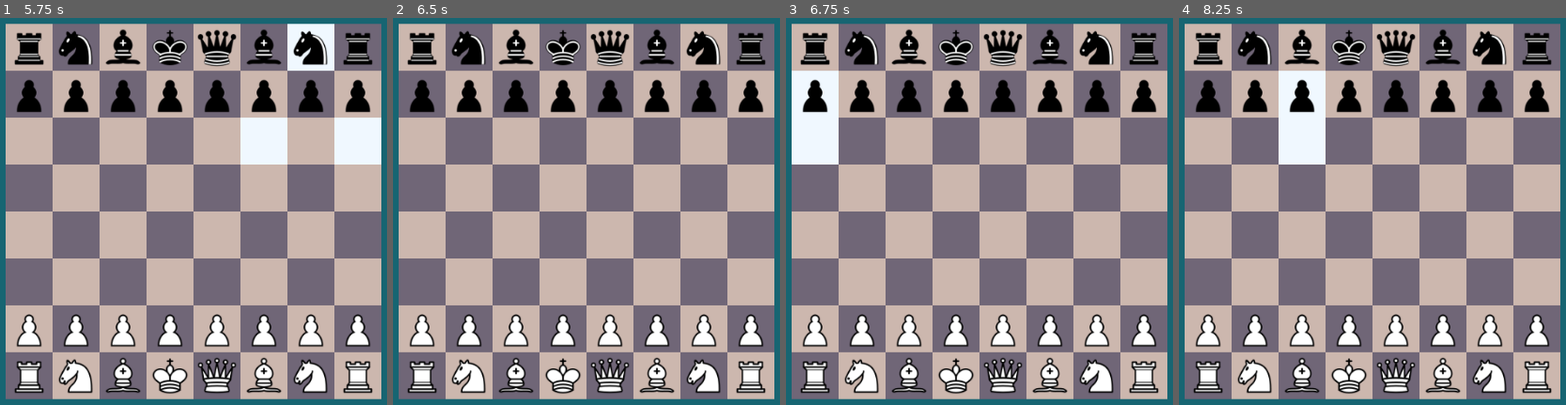
Above: before the commit, frames 1-4 (left to right).
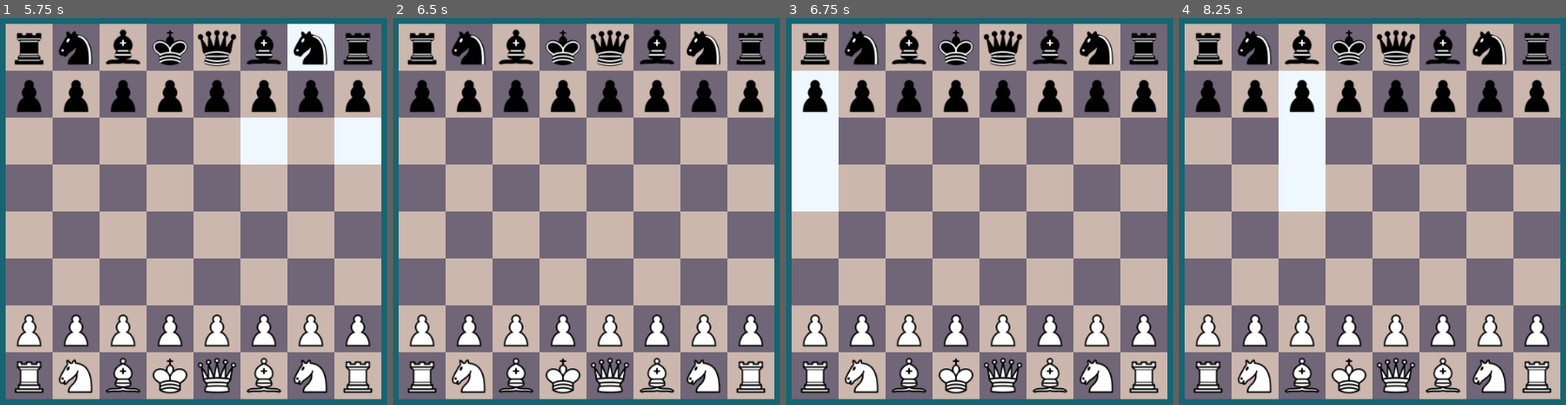
Above: after the commit, the same moments.

Repository: Maybells/godot-zone-framework
Game: Godot game, scene res://Examples/Chess/chess.tscn
The game is run twice, just before and just after one commit, with the same random seed, the same clock (stepped at 60 frames per second) and the same inputs.
Inputs (mouse positions are in pixels of both pictures, inside the frame that each line leads up to):
- Up to frame 1 (5.75 s): tap Enter at 0.5, 2, 3.5 s; move the mouse to (30, 48) at 0.52 s; click (30, 48) at 0.67 s; tap Space at 1.25, 2.75, 4.25 s; move the mouse to (77, 48) at 1.27 s; click (77, 48) at 1.42 s; move the mouse to (123, 48) at 2.02 s; click (123, 48) at 2.17 s; move the mouse to (170, 48) at 2.77 s; click (170, 48) at 2.92 s; move the mouse to (216, 48) at 3.52 s; click (216, 48) at 3.67 s; move the mouse to (263, 48) at 4.27 s; click (263, 48) at 4.42 s; move the mouse to (309, 48) at 5.02 s; click (309, 48) at 5.17 s
- Up to frame 2 (6.5 s): move the mouse to (749, 48) at 5.77 s; click (749, 48) at 5.92 s
- Up to frame 3 (6.75 s): move the mouse to (816, 95) at 6.52 s; click (816, 95) at 6.67 s
- Up to frame 4 (8.25 s): move the mouse to (1256, 95) at 7.27 s; click (1256, 95) at 7.42 s; move the mouse to (1302, 95) at 8.02 s; click (1302, 95) at 8.17 s

Frames 1-2 are identical in both runs. In frame 3, 1.5% of the frame differs, in the area x 1-14%, y 37-50%; in frame 4, 1.5%.

Commit message:
Added pawn movement exceptions

Diff:
--- a/Examples/Chess/chess_logic.gd
+++ b/Examples/Chess/chess_logic.gd
@@ -24,10 +24,24 @@
 	var position = _position_of_zone(piece.origin_zone)
 	match piece.type:
 		PAWN:
+			var pawn
+			var pawn_diag
+
 			if piece.is_white:
-				possibilities += grid.get_pattern_results(position, pawn_up)
+				pawn = pawn_up
+				pawn_diag = MovePattern.new("/RU", MovePattern.MIRROR_X)
 			else:
-				possibilities += grid.get_pattern_results(position, pawn_down)
+				pawn = pawn_down
+				pawn_diag = MovePattern.new("/RD", MovePattern.MIRROR_X)
+
+			if piece.first_move:
+				pawn.repeat = 1
+			else:
+				pawn.repeat = 0
+
+			possibilities += grid.get_pattern_results(position, pawn)
+			if piece.pawn_diag:
+				possibilities += grid.get_pattern_results(position, pawn_diag)
 		KNIGHT:
 			possibilities += grid.get_pattern_results(position, knight)
 		ROOK:
@@ -44,22 +58,40 @@
 
 func _generate_obstacles(piece):
 	grid.clear_obstacles()
+	piece.pawn_diag = false
 
 	for p in pieces:
 		if p.is_white == piece.is_white:
 			var obstacle = GridObstacle.new()
+
 			if piece.type == KNIGHT:
 				obstacle.type = GridObstacle.INVALID_END
+
 			obstacle.position = _position_of_zone(p.origin_zone)
 			grid.add_obstacle(obstacle)
 		else:
 			var obstacle = GridObstacle.new(GridObstacle.STICKY)
 			obstacle.position = _position_of_zone(p.origin_zone)
+
+			if piece.type == PAWN:
+				if not _is_pawn_diagonal(obstacle.position, piece):
+					obstacle.type = GridObstacle.IMPASSABLE
+				else:
+					piece.pawn_diag = true
+
 			grid.add_obstacle(obstacle)
 
 
 func _position_of_zone(zone):
 	return grid.convert_index_to_position(zone.id)
+
+
+func _is_pawn_diagonal(position, piece):
+	var location = _position_of_zone(piece.origin_zone)
+	if piece.is_white:
+		return position == location + SquareMoveSequence.DIAG_UL or position == location + SquareMoveSequence.DIAG_UR
+	else:
+		return position == location + SquareMoveSequence.DIAG_DL or position == location + SquareMoveSequence.DIAG_DR
 
 
 func is_move_valid(piece, start, end):
--- a/Examples/Chess/piece.gd
+++ b/Examples/Chess/piece.gd
@@ -19,6 +19,9 @@
 var type
 var color
 var holding = false
+var first_move = true
+var pawn_diag = false
+var captured = false
 
 
 func _ready():
@@ -34,12 +37,13 @@
 
 
 func _on_input_event(viewport, event, shape_idx):
-	if event is InputEventMouseButton:
-		if event.button_index == BUTTON_LEFT and event.pressed:
-			if not holding and not game.has_focus() and not game.just_unfocused():
-				_pick_up()
-			elif game.is_focused(self):
-				_put_down()
+	if not captured:
+		if event is InputEventMouseButton:
+			if event.button_index == BUTTON_LEFT and event.pressed:
+				if not holding and not game.has_focus() and not game.just_unfocused():
+					_pick_up()
+				elif game.is_focused(self):
+					_put_down()
 
 
 func _load_icon():
@@ -63,6 +67,8 @@
 
 func _put_down():
 	if game.is_move_valid(self, origin_zone, overlap_zone):
+		if origin_zone != overlap_zone:
+			first_move = false
 		z_index -= 1
 		game.unfocus_piece(self)
 		holding = false
@@ -74,6 +80,7 @@
 #			game.move_piece(self, origin_zone)
 
 func captured():
+	captured = true
 	game.unregister_piece(self)
 	origin_zone.piece_removed(self)
 	queue_free()
--- a/src/Grid/SquareGrid/square_move_sequence.gd
+++ b/src/Grid/SquareGrid/square_move_sequence.gd
@@ -90,9 +90,9 @@
 
 
 # Returns a sequence with all move A's replaced with B's and vice versa
-func _switch_moves(a, b):
+func _switch_moves(moves, a, b):
 	var replacement = Array()
-	for move in sequence:
+	for move in moves:
 		if move == a:
 			replacement.append(b)
 		elif move == b:
@@ -137,9 +137,15 @@
 
 # Returns sequence mirrored across the y-axis
 func get_mirror_x():
-	return _switch_moves(LEFT, RIGHT)
+	var mirror = _switch_moves(sequence, LEFT, RIGHT)
+	mirror = _switch_moves(mirror, DIAG_UL, DIAG_UR)
+	mirror = _switch_moves(mirror, DIAG_DL, DIAG_DR)
+	return mirror
 
 
 # Returns sequence mirrored across the x-axis
 func get_mirror_y():
-	return _switch_moves(UP, DOWN)
+	var mirror = _switch_moves(sequence, UP, DOWN)
+	mirror = _switch_moves(mirror, DIAG_UL, DIAG_DL)
+	mirror = _switch_moves(mirror, DIAG_UR, DIAG_DR)
+	return mirror
--- a/src/Grid/grid_utility.gd
+++ b/src/Grid/grid_utility.gd
@@ -9,14 +9,10 @@
 	dimensions = dimens
 
 
-func _position_in_direction(position, direction):
-	return position + direction
-
-
 func _move_sequence_results(position, moves):
 	for move in moves.sequence:
 		if is_direction_valid(position, move):
-			position = _position_in_direction(position, move)
+			position = position_in_direction(position, move)
 		else:
 			return false
 	return position
@@ -81,6 +77,10 @@
 	return
 
 
+func position_in_direction(position, direction):
+	return position + direction
+
+
 func get_adjacent(position):
 	return get_at_distance(position, 1)
 
@@ -104,7 +104,7 @@
 
 
 func is_direction_valid(position, direction):
-	var result = _position_in_direction(position, direction)
+	var result = position_in_direction(position, direction)
 	return is_position_valid(result)
 
 
